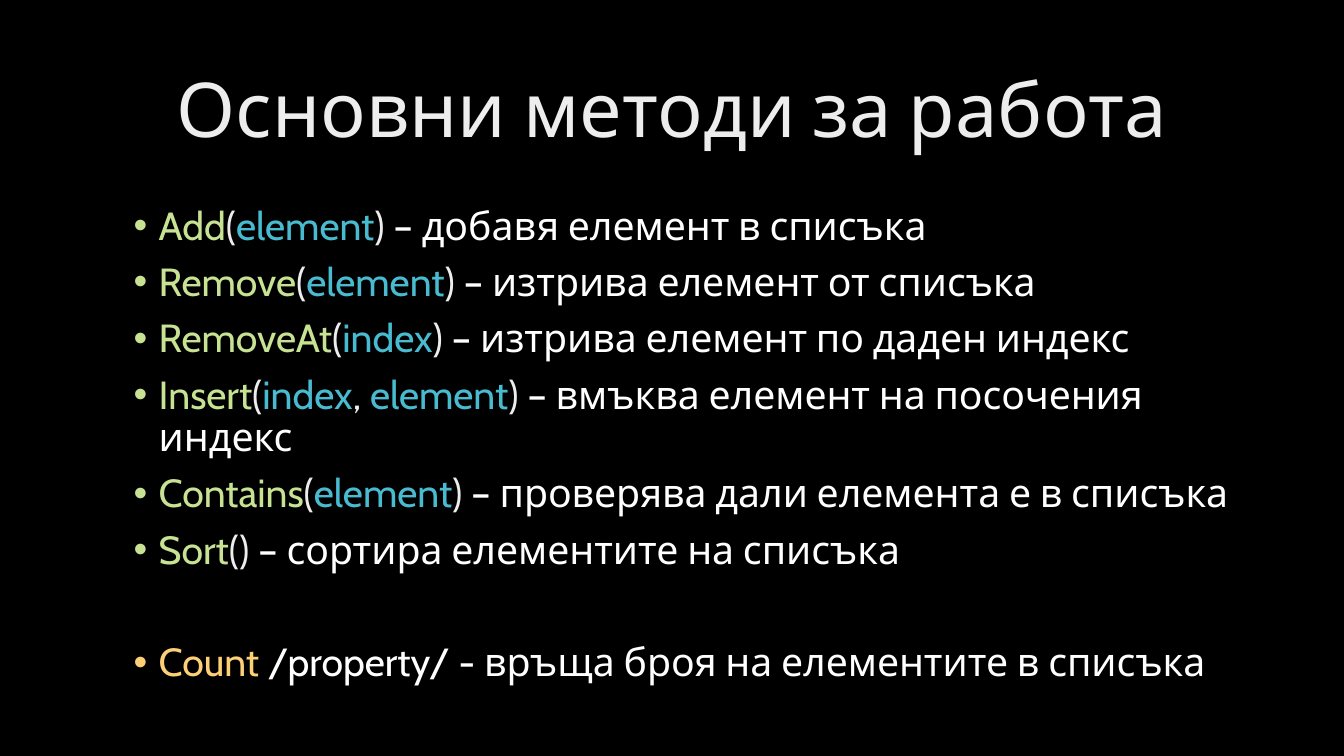
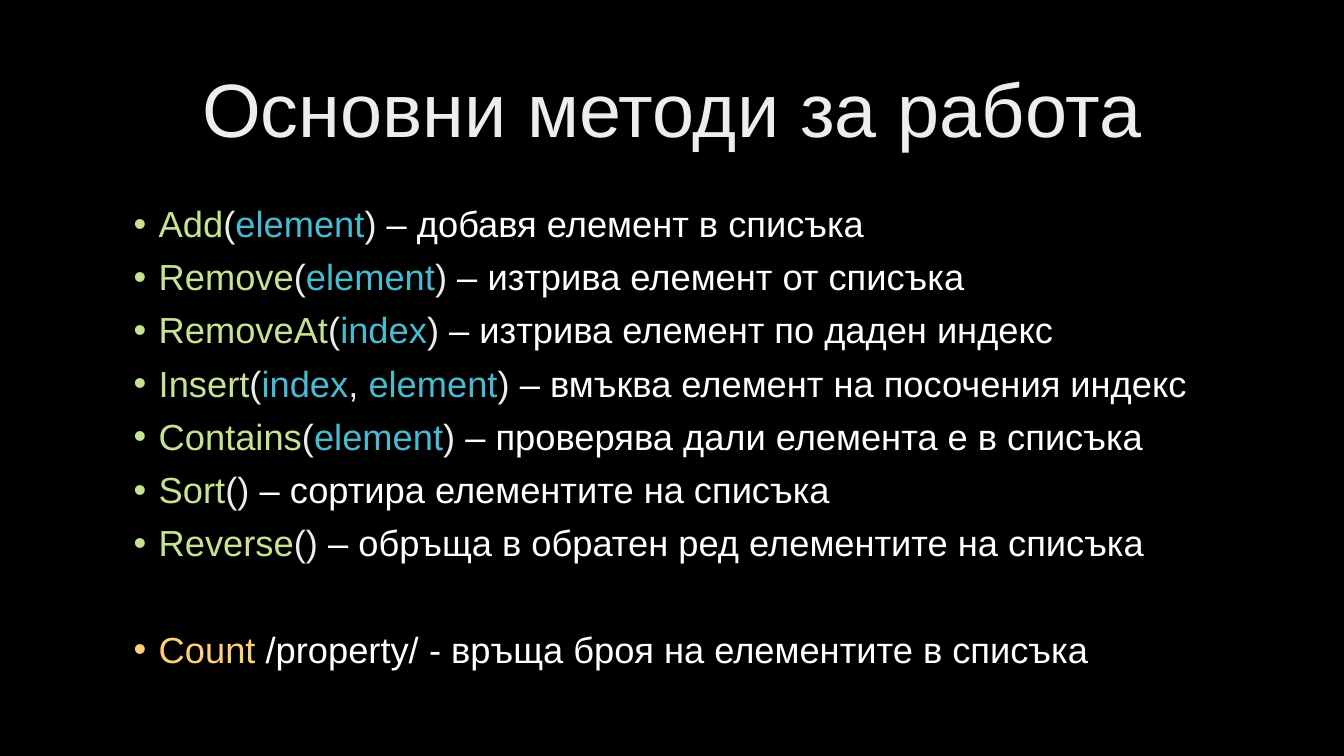
Before and after one commit to velizar92/CSharp-Programming-Presentations, a slide deck: slide 23 of C# Intermediate.pptx (slide 21 before the commit). Drawn at 1344x756 pixels with LibreOffice and Linux fonts; fonts in the diff are those of the drawing; background and template pictures are left out. Boxes give left, top, right and bottom in pixels: in the first picture for what was removed or moved away, otherwise in the second. Text is boxed around its words. In the diff, an @@ line names an element or a change of style, - is before the commit and + after.

```diff
--- a/C# Intermediate.pptx
+++ b/C# Intermediate.pptx
@@ title "Основни методи за работа" at box(202, 81, 1142, 151): font Cabin to Arial @@
@@ text at box(159, 210, 1186, 669): size 28 to 25.9 pt, font Cabin to Arial in "Add(element) – добавя елемент в списъка", "Remove(element) – изтрива елемент от списъка", "RemoveAt(index) – изтрива елемент по даден индекс", "Insert(index, element) – вмъква елемент на посочения ..." and 3 more places @@
@@ text at box(159, 529, 1144, 563): paragraph added @@
+• Reverse() – обръща в обратен ред елементите на списъка
```
Also in this commit, not shown: 3 other slides changed, 1 slide added.
